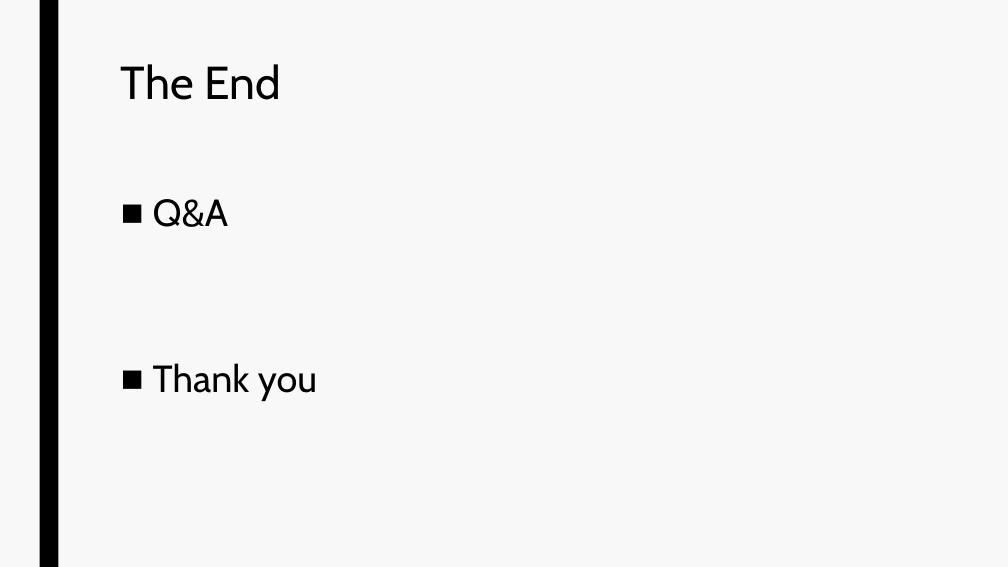
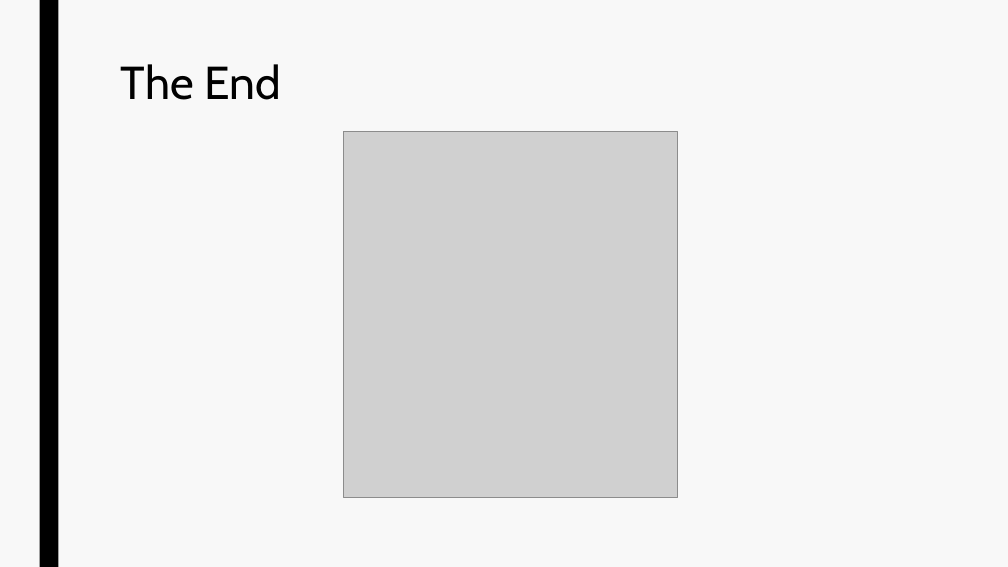
Before and after one commit to elfiehu/Butterfly-Sharp-Shooters, a slide deck: slide 13 of Hurley Butterfly Sharp Shooters.pptx. Drawn at 1008x567 pixels with LibreOffice and Linux fonts; fonts in the diff are those of the drawing; grey boxes stand for pictures. Boxes give left, top, right and bottom in pixels: in the first picture for what was removed or moved away, otherwise in the second. Text is boxed around its words. In the diff, an @@ line names an element or a change of style, - is before the commit and + after.

```diff
--- a/Hurley Butterfly Sharp Shooters.pptx
+++ b/Hurley Butterfly Sharp Shooters.pptx
@@ picture added at bbox=[343, 132, 678, 498] @@
@@ text removed at bbox=[153, 199, 317, 401] @@
-■ Q&A
-■ Thank you
```
